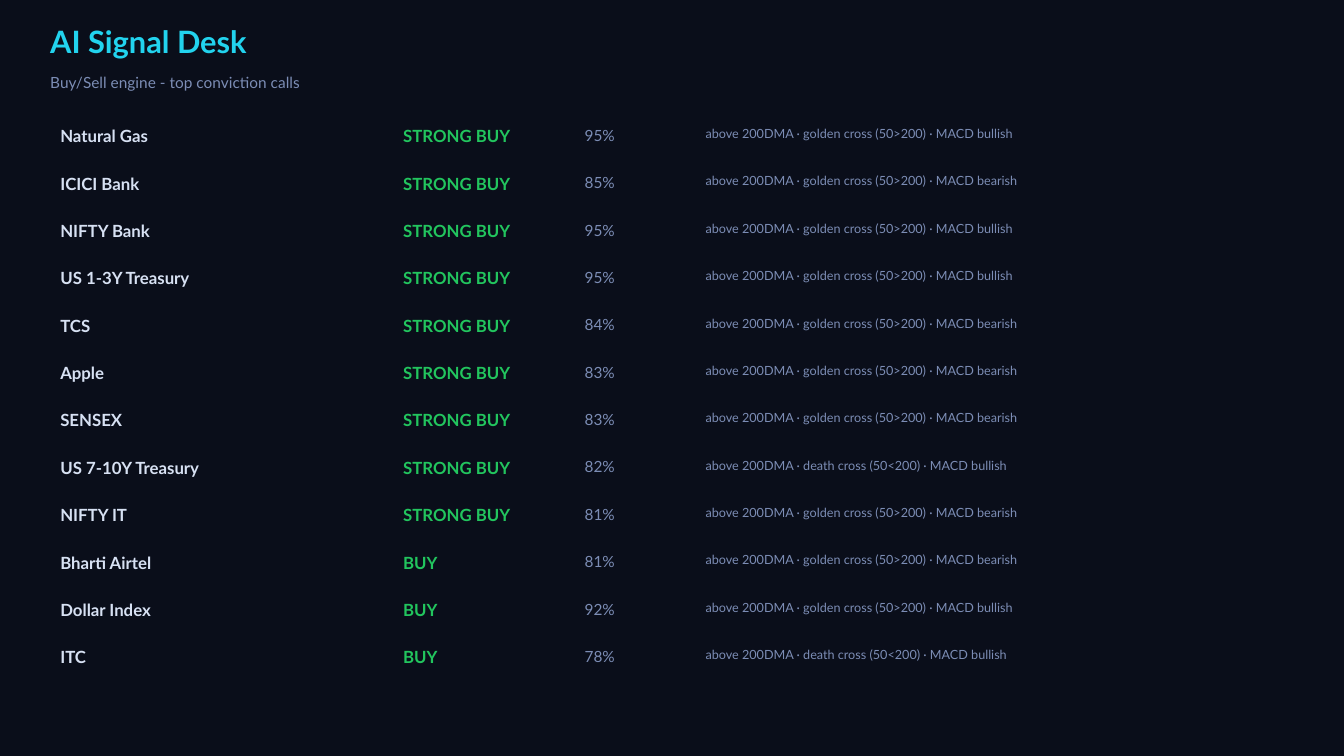
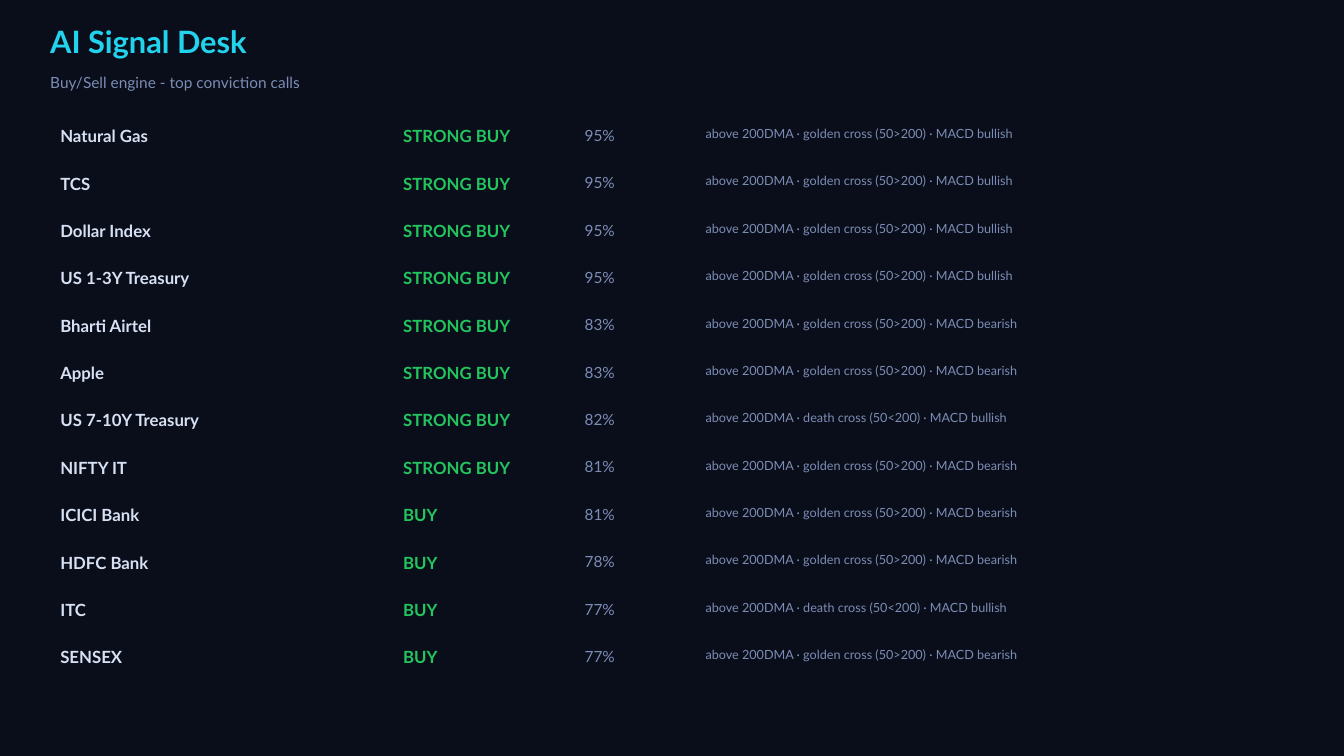
Before and after one commit to Pravkum23/pmr-terminal, a slide deck: slide 4 of docs/pmr_daily.pptx. Drawn at 1344x756 pixels with LibreOffice and Linux fonts; fonts in the diff are those of the drawing. Boxes give left, top, right and bottom in pixels: in the first picture for what was removed or moved away, otherwise in the second. Text is boxed around its words. In the diff, an @@ line names an element or a change of style, - is before the commit and + after.

```diff
--- a/docs/pmr_daily.pptx
+++ b/docs/pmr_daily.pptx
@@ text at (60, 177, 90, 190): text changed @@
-ICICI Bank
+TCS
@@ text at (585, 177, 615, 188): text changed @@
-85%
+95%
@@ text at (706, 175, 1013, 187): text changed @@
-above 200DMA · golden cross (50>200) · MACD bearish
+above 200DMA · golden cross (50>200) · MACD bullish
@@ text at (60, 224, 150, 237): text changed @@
-NIFTY Bank
+Dollar Index
@@ text at (60, 319, 151, 332): text changed @@
-TCS
+Bharti Airtel
@@ text removed at (585, 319, 615, 330) @@
-84%
@@ text "US 7-10Y Treasury": place and size @@
-text "US 7-10Y Treasury" at (60, 461, 199, 477)
+text "US 7-10Y Treasury" at (60, 413, 199, 429)
@@ text "82%": place and size @@
-text "82%" at (585, 461, 615, 472)
+text "82%" at (585, 414, 615, 425)
@@ text at (706, 412, 1007, 424): text changed @@
-above 200DMA · golden cross (50>200) · MACD bearish
+above 200DMA · death cross (50<200) · MACD bullish
@@ text "NIFTY IT": place and size @@
-text "NIFTY IT" at (60, 509, 127, 521)
+text "NIFTY IT" at (60, 462, 127, 474)
@@ text at (706, 460, 1017, 472): text changed @@
-above 200DMA · death cross (50<200) · MACD bullish
+above 200DMA · golden cross (50>200) · MACD bearish
@@ text added at (60, 508, 139, 521), 12 pt, text #D7E1F3, bold @@
+ICICI Bank
@@ text at (403, 509, 437, 521): text changed @@
-STRONG BUY
+BUY
@@ text at (60, 556, 149, 569): text changed @@
-Bharti Airtel
+HDFC Bank
@@ 3 texts: place and size @@
-3 texts at (585, 414, 615, 662)
+3 texts at (585, 319, 615, 567)
@@ text "ITC": place and size @@
-text "ITC" at (60, 650, 86, 663)
+text "ITC" at (60, 603, 86, 616)
@@ text removed at (60, 603, 150, 616) @@
-Dollar Index
@@ text at (585, 604, 615, 615): text changed @@
-92%
+77%
@@ text at (706, 602, 1007, 614): text changed @@
-above 200DMA · golden cross (50>200) · MACD bullish
+above 200DMA · death cross (50<200) · MACD bullish
@@ text "SENSEX": place and size @@
-text "SENSEX" at (60, 413, 122, 426)
+text "SENSEX" at (60, 650, 122, 663)
@@ text added at (585, 651, 615, 662), 11 pt, text #7C8DB5 @@
+77%
@@ text at (706, 649, 1017, 661): text changed @@
-above 200DMA · death cross (50<200) · MACD bullish
+above 200DMA · golden cross (50>200) · MACD bearish
```
Also in this commit, not shown: 3 other slides changed, 2 other files.
